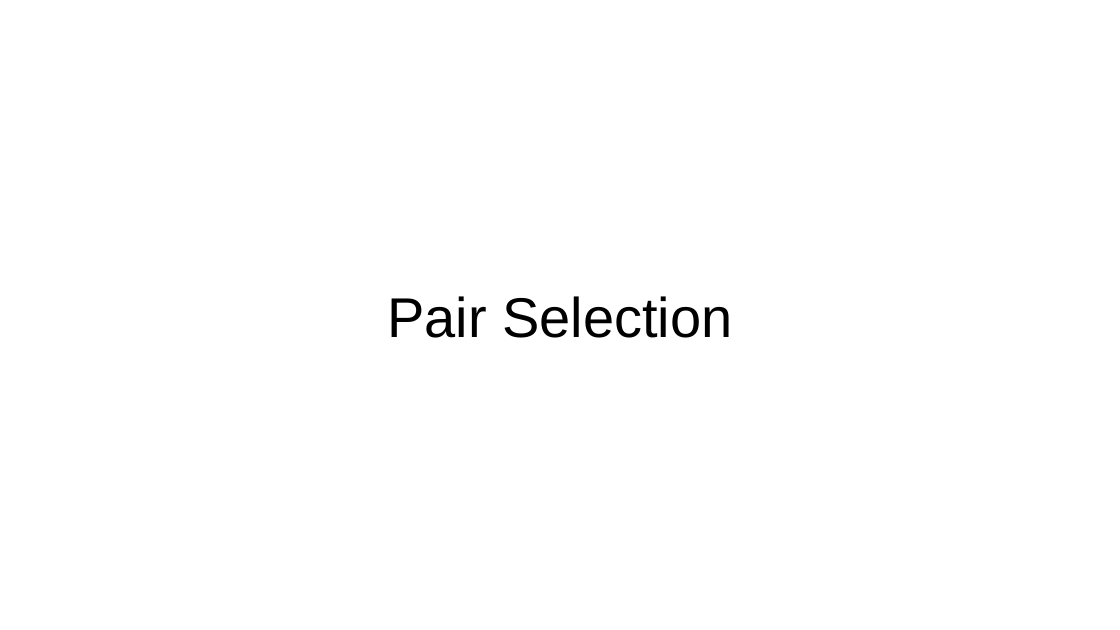
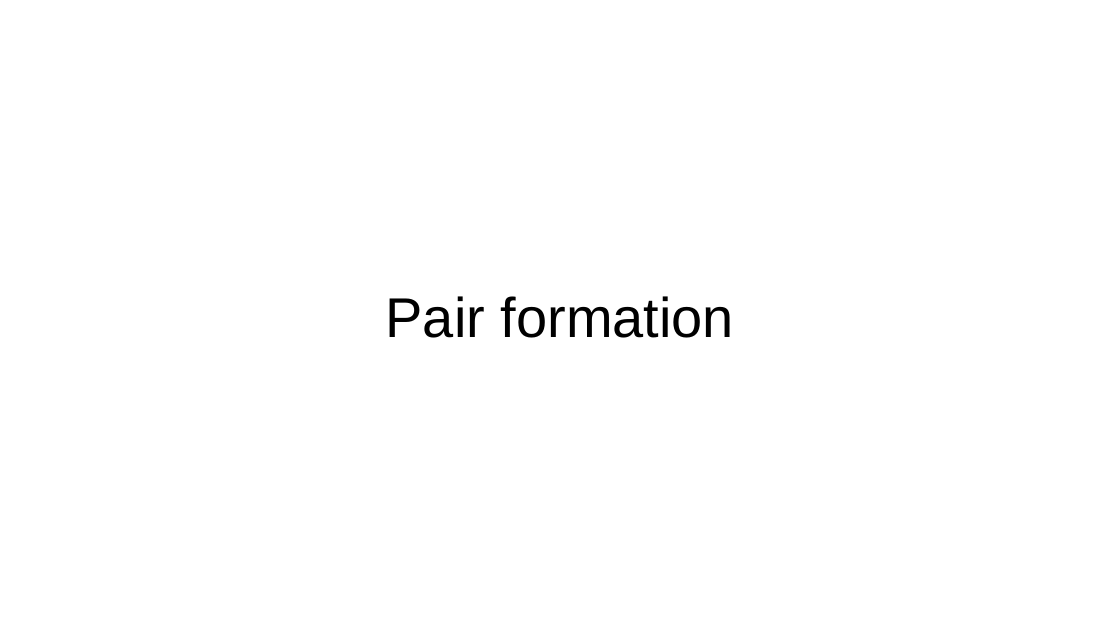
Before and after one commit to thtang/Pair-trading, a slide deck: slide 3 of Pair trading for Currencies.pptx. Drawn at 1120x630 pixels with LibreOffice and Linux fonts; fonts in the diff are those of the drawing. Boxes give left, top, right and bottom in pixels: in the first picture for what was removed or moved away, otherwise in the second. Text is boxed around its words. In the diff, an @@ line names an element or a change of style, - is before the commit and + after.

```diff
--- a/Pair trading for Currencies.pptx
+++ b/Pair trading for Currencies.pptx
@@ title at bbox=[386, 296, 734, 338]: text changed @@
-Pair Selection
+Pair formation
```
Also in this commit, not shown: 14 other slides changed, 5 slides added, 20 other files.
